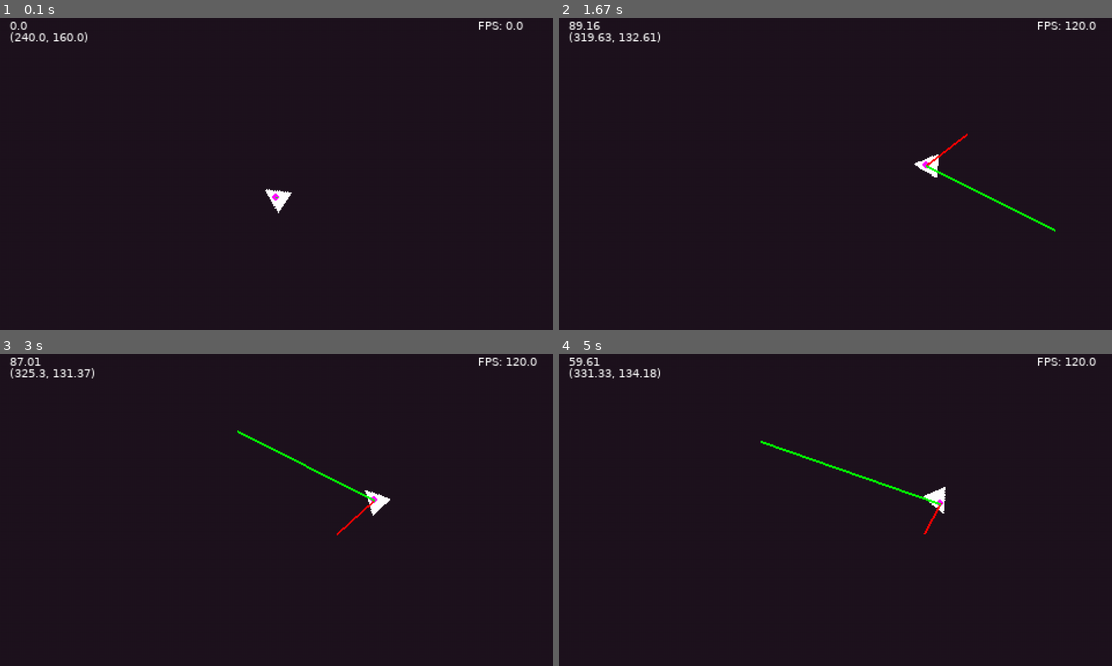
Above: before the commit, frames 1-4 (two rows, left to right).
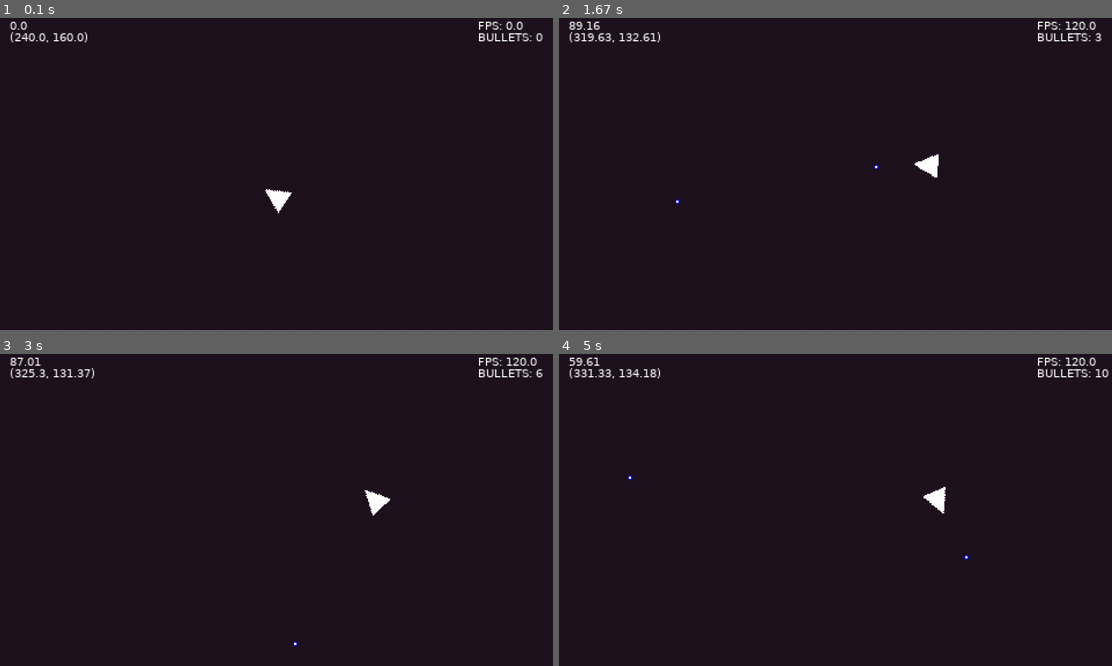
Above: after the commit, the same moments.

Repository: unnamedItem/pygame_projects
Game: pygame game, started from minigames/shooter_mouse/main.py
Two runs of this game, one before a commit and one after it. Both use one fixed random seed, a clock stepped at 60 frames per second and the inputs below.
Inputs (mouse positions are in pixels of both pictures, inside the frame that each line leads up to):
- Up to frame 1 (0.1 s): no input
- Up to frame 2 (1.67 s): hold D 0.33-0.8 s; move the mouse to (813, 214) at 0.37 s; click (835, 220) at 0.88 s; hold W 1.17-1.47 s; click (702, 198) at 1.25 s; hold D from 1.5 s (still down); click (664, 142) at 1.58 s
- Up to frame 3 (3 s): release D at 1.97 s; hold A 2-2.53 s; click (359, 403) at 2.08 s; hold S 2.57-2.87 s; click (342, 566) at 2.65 s; hold A from 2.9 s (still down); click (287, 410) at 2.98 s
- Up to frame 4 (5 s): release A at 3.3 s; hold W 3.33-3.7 s; click (636, 522) at 3.42 s; hold D 3.73-4.37 s; click (841, 572) at 3.82 s; hold S 4.4-4.77 s; click (813, 469) at 4.48 s; hold A from 4.8 s (still down); click (979, 591) at 4.88 s

The runs differ from the first frame. In frame 1, 0.2% of the frame differs, in the area x 49-99%, y 4-59%; in frame 2, 0.5%; in frame 3, 0.5%; in frame 4, 0.6%, in the area x 12-100%, y 4-67%.

Commit message:
bullets and player shoot

Diff:
--- a/minigames/shooter_mouse/constants.py
+++ b/minigames/shooter_mouse/constants.py
@@ -1,14 +1,28 @@
 # GAME CONSTANTS
-GAME_NAME = 'Sooter Sticks'
+GAME_NAME = 'Sooter Mouse'
 DISPLAY_SIZE = (480, 320)
 DEFAULT_BPP = 16
 FPS_LIMIT = 144
 
+# COLORS
+RED = (255,0,0)
+GREEN = (0,255,0)
+BLUE = (0,0,255)
+WHITE = (255,255,255)
+BLACK = (0,0,0)
+BK_COLOR = (30,20,30)
+COLOR_KEY_0 = (0,0,0)
+
 # PLAYER CONSTANTS
+PLAYER_SIZE = (21,21)
 PLAYER_POINTS = [(0,0), (20,0), (10, 20)]
 PLAYER_COLOR = (255, 255, 255)
 PLAYER_MAX_SPEED = 180
 PLAYER_ACC = 360
 
+# BULLET
+BULLET_SIZE = (4,4)
+BULLET_SPEED = 480
+
 # PYSICHS
 FRICTION = -2
--- a/minigames/shooter_mouse/main.py
+++ b/minigames/shooter_mouse/main.py
@@ -42,6 +42,7 @@
 
         # Player data ------------------------------------- #
         self.player = Player(self.scale, self.display_size / 2)
+        self.bullets = []
 
 
     # Run Game ---------------------------------- #
@@ -55,6 +56,8 @@
 
     # Handle events ----------------------------- #
     def process_events(self) -> None:
+        mx, my = pygame.mouse.get_pos()
+
         for event in pygame.event.get():
             if event.type == QUIT:
                 self.quit()
@@ -82,6 +85,11 @@
                 if event.key == K_p:
                     self.keys[K_p] = 0
 
+            if event.type == MOUSEBUTTONDOWN:
+                if event.button == BUTTON_LEFT:
+                    new_bullet = self.player.shoot((mx, my))
+                    self.bullets.append(new_bullet)
+
 
     # Update Game ------------------------------- #
     def update(self, dt) -> None:
@@ -91,6 +99,9 @@
             self.fps_show = not self.fps_show
             self.fps_changed = True
 
+        for bullet in self.bullets:
+            bullet.update(dt)
+
         self.player.update(dt, (mx, my))
 
         self.fps_update()
@@ -98,11 +109,14 @@
 
     # Draw Game --------------------------------- #
     def draw(self):
-        self.display.fill((30,20,30))
+        self.display.fill(BK_COLOR)
 
         # Layers ------------------------------------- #
         layer0 = pygame.Surface(self.display.get_size(), SRCALPHA)
         self.fps_render(layer0)
+
+        for bullet in self.bullets:
+            bullet.draw(layer0)
 
         self.player.draw(layer0, self.font)
 
@@ -131,7 +145,7 @@
     # Fps Update -------------------------------- #
     def fps_update(self) -> None:
         fps_str = 'FPS: ' + str(round(self.fps, 2))
-        text = self.font.render(fps_str, True, (255, 255, 255))
+        text = self.font.render(fps_str, True, WHITE)
         self.fps_display = text
 
 
@@ -140,5 +154,9 @@
         if self.fps_show:
             layer.blit(self.fps_display, (self.display_size[0] - 65, 5))
 
+            bullets_text = 'BULLETS: ' + str(len(self.bullets))
+            text = self.font.render(bullets_text, True, WHITE)
+            layer.blit(text, (self.display_size[0] - 65, 15))
+
 
 Game(GAME_NAME).run()
--- a/minigames/shooter_mouse/sprites.py
+++ b/minigames/shooter_mouse/sprites.py
@@ -1,11 +1,45 @@
 import pygame
 from pygame import Vector2
 
-
-from constants import PLAYER_POINTS, PLAYER_COLOR, PLAYER_ACC, PLAYER_MAX_SPEED, FRICTION, DISPLAY_SIZE
+from constants import *
 from utils import angle_line
 
 vec = Vector2
+
+
+class Bullet(pygame.sprite.Sprite):
+    def __init__(self, init_pos: Vector2) -> None:
+        pygame.sprite.Sprite.__init__(self)
+
+        self.image = pygame.Surface(BULLET_SIZE)
+        self.image.set_colorkey(COLOR_KEY_0)
+        pygame.draw.circle(self.image, BLUE, vec(BULLET_SIZE) / 2, 2)
+        pygame.draw.circle(self.image, WHITE, vec(BULLET_SIZE) / 2, 1)
+
+        self.pos = vec(init_pos)
+        self.vel = vec(0,0)
+
+        self.disable = 0
+
+
+    def update(self, dt: float) -> None:
+        if not self.disable:
+            self.pos += self.vel * dt
+
+            if self.pos[0] > DISPLAY_SIZE[0]:
+                self.disable = 1
+            if self.pos[0] < 0:
+                self.disable = 1
+            if self.pos[1] > DISPLAY_SIZE[1]:
+                self.disable = 1
+            if self.pos[1] < 0:
+                self.disable = 1
+
+
+    def draw(self, surface: pygame.surface.Surface):
+        if not self.disable:
+            surface.blit(self.image, self.pos)
+
 
 
 class Player(pygame.sprite.Sprite):
@@ -20,8 +54,8 @@
         self.max_vel = PLAYER_MAX_SPEED
         self.angle = 0
 
-        self.image = pygame.Surface((21, 21))
-        self.image.set_colorkey((0,0,0))
+        self.image = pygame.Surface(PLAYER_SIZE)
+        self.image.set_colorkey(COLOR_KEY_0)
         pygame.draw.polygon(self.image, PLAYER_COLOR, PLAYER_POINTS)
 
 
@@ -64,13 +98,21 @@
         img_copy = pygame.transform.rotate(self.image, (self.angle - 90) * -1)
         surface.blit(img_copy, self.pos - (vec(img_copy.get_size()) / 2))
 
-        pygame.draw.circle(surface, (255, 0, 255), self.pos, 3)
-        pygame.draw.line(surface, (255,0,0), self.pos, (self.pos + self.vel * 0.5), 2)
-        pygame.draw.line(surface, (0,255,0), self.pos, (self.pos + self.acc * 0.5), 2)
+        # pygame.draw.circle(surface, BLUE, self.pos, 3)
+        # pygame.draw.line(surface, RED, self.pos, (self.pos + self.vel * 0.5), 2)
+        # pygame.draw.line(surface, GREEN, self.pos, (self.pos + self.acc * 0.25), 2)
 
         vel = str(round(self.vel.magnitude(), 2))
         pos = '(' + str((round(self.pos[0], 2))) + ', ' + str((round(self.pos[1], 2))) + ')'
-        text_vel = font.render(vel, True, (255, 255, 255))
-        text_pos = font.render(pos, True, (255, 255, 255))
+        text_vel = font.render(vel, True, WHITE)
+        text_pos = font.render(pos, True, WHITE)
         surface.blit(text_vel, (10, 5))
         surface.blit(text_pos, (10, 15))
+
+
+    def shoot(self, pointer: tuple) -> Bullet:
+        new_bullet = Bullet(self.pos)
+        bullet_dir = (self.pos * self.scale) - vec(pointer)
+        bullet_vel = bullet_dir.normalize() * BULLET_SPEED
+        new_bullet.vel = bullet_vel * -1
+        return new_bullet
